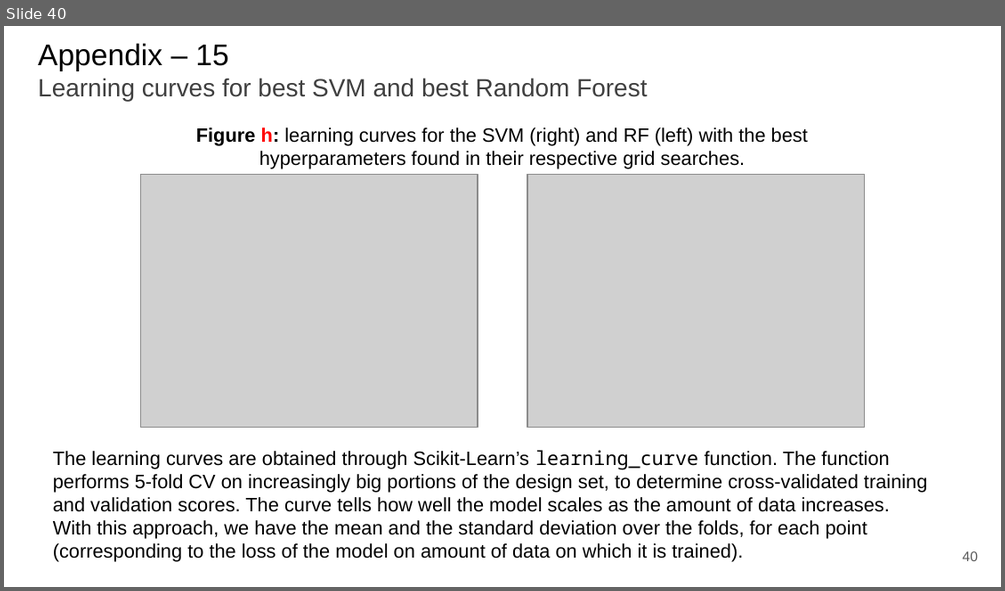
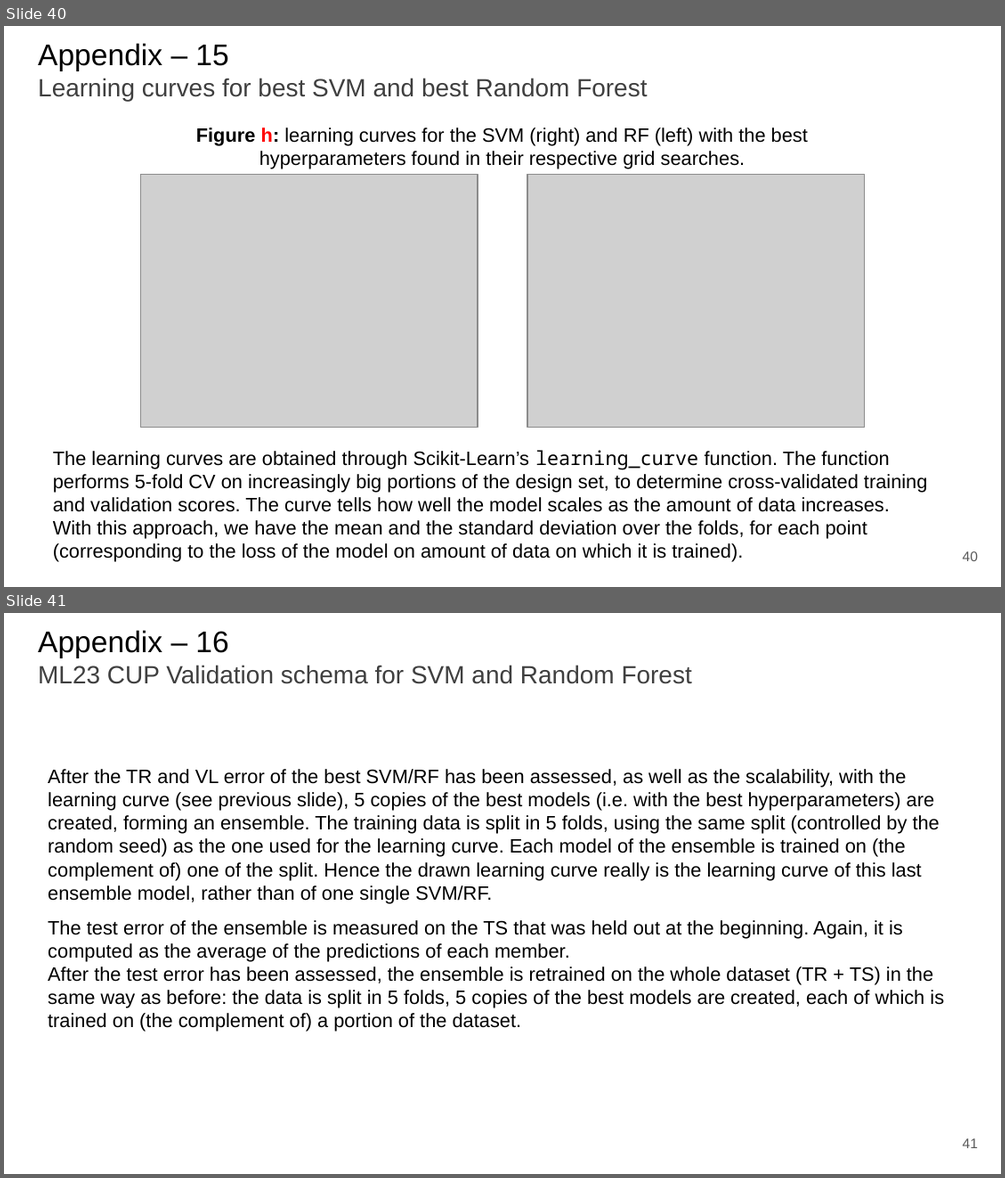
Before and after one commit to paolo-junior-mollica/machine-learning-project, a slide deck: relazione/ML-2023-PRJ-Slides-Demo.pptx. Shown one above the other, each under a label of ours: slide 40 before the commit, slides 40 and 41 after it. The pictures are 1005x591 and 1005x1178 pixels, drawn with LibreOffice and Linux fonts; fonts in the diff are those of the drawing; grey boxes stand for pictures. Boxes give left, top, right and bottom in pixels: in the first picture for what was removed or moved away, otherwise in the second. Text is boxed around its words. In the diff, an @@ line names an element or a change of style, - is before the commit and + after.

Commit message:
Update presentazione: validation schema per la CUP (tra corpo della presentazione e appendice)

```diff
--- a/relazione/ML-2023-PRJ-Slides-Demo.pptx
+++ b/relazione/ML-2023-PRJ-Slides-Demo.pptx
@@ slide 41 added at bbox=[4, 613, 1001, 1174], background #FFFFFF @@
@@ title added at bbox=[38, 630, 692, 684], 18 pt, text #3F3F3F @@
+Appendix – 16
+ML23 CUP Validation schema for SVM and Random Forest
@@ text added at bbox=[48, 769, 939, 904], 14 pt, text #000000 @@
+After the TR and VL error of the best SVM/RF has been assessed, as well as the scalability, with the learning curve (see previous slide), 5 copies of the best models (i.e. with the best hyperparameters) are created, forming an ensemble. The training data is split in 5 folds, using the same split (controlled by the random seed) as the one used for the learning curve. Each model of the ensemble is trained on (the complement of) one of the split. Hence the drawn learning curve really is the learning curve of this last ensemble model, rather than of one single SVM/RF.
@@ text added at bbox=[48, 920, 944, 1031], 14 pt, text #000000 @@
+The test error of the ensemble is measured on the TS that was held out at the beginning. Again, it is computed as the average of the predictions of each member.
+After the test error has been assessed, the ensemble is retrained on the whole dataset (TR + TS) in the same way as before: the data is split in 5 folds, 5 copies of the best models are created, each of which is trained on (the complement of) a portion of the dataset.
@@ page number added at bbox=[963, 1138, 978, 1148], 10 pt, text #595959 @@
+41
```
Also in this commit, not shown: 10 slides changed, 1 other slide added, 1 slide removed.
